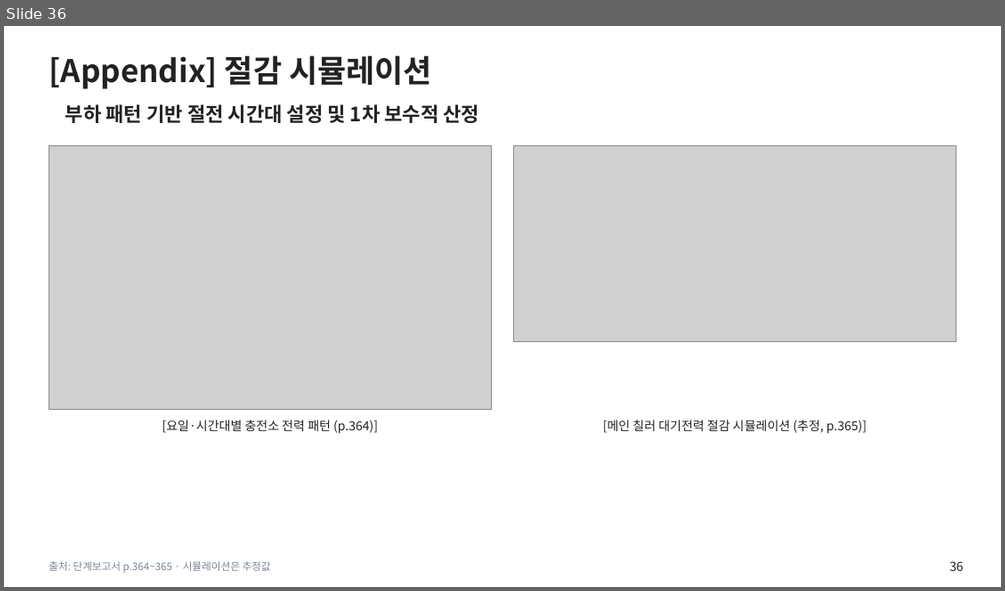
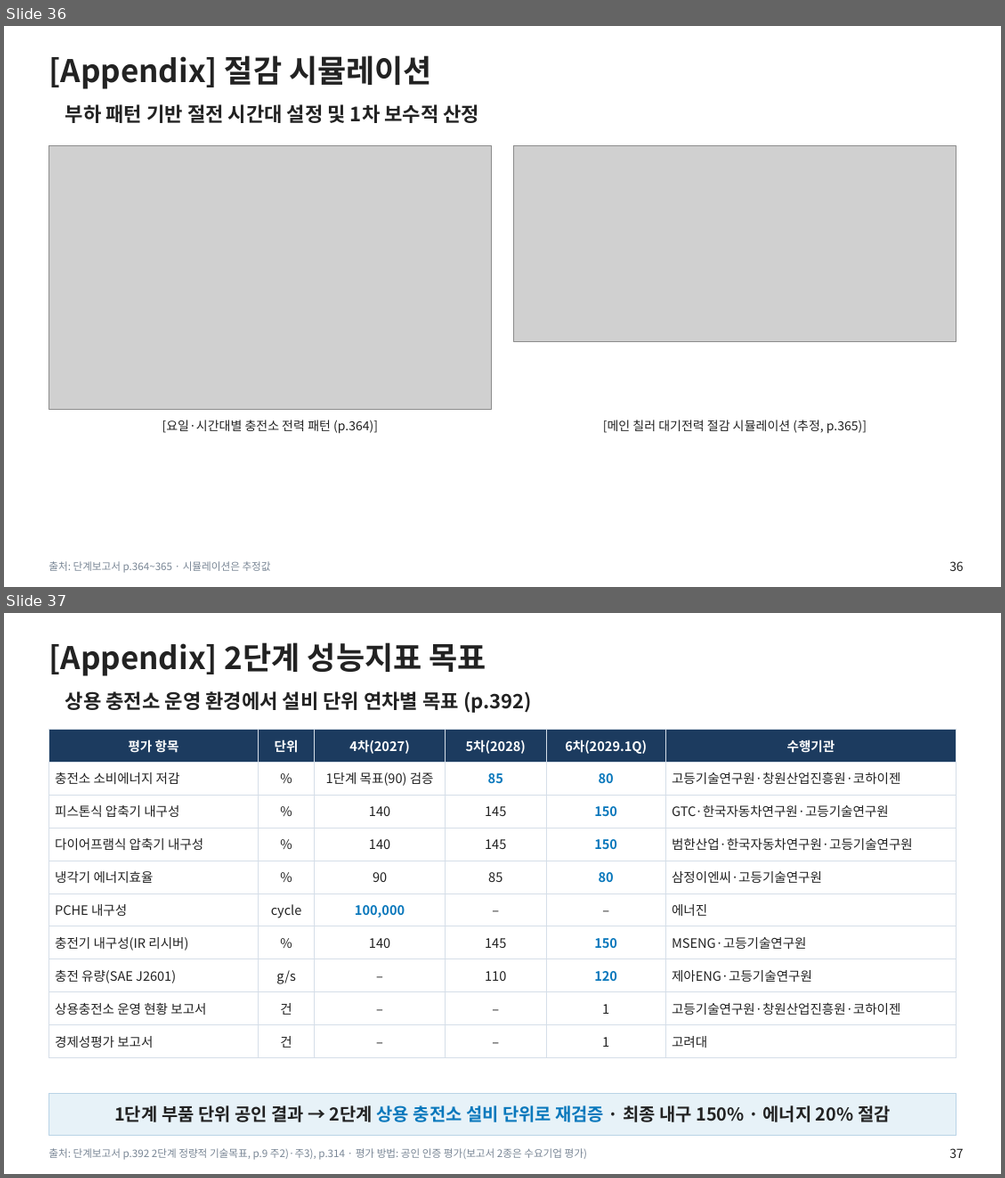
Before and after one commit to jungdw180-debug/h2, a slide deck: slides/1단계_단계평가_본평가판.pptx. Shown one above the other, each under a label of ours: slide 36 before the commit, slides 36 and 37 after it. The pictures are 1005x591 and 1005x1178 pixels, drawn with LibreOffice and Linux fonts; fonts in the diff are those of the drawing; grey boxes stand for pictures; background and template pictures are left out. Boxes give left, top, right and bottom in pixels: in the first picture for what was removed or moved away, otherwise in the second. Text is boxed around its words. In the diff, an @@ line names an element or a change of style, - is before the commit and + after.

```diff
--- a/slides/1단계_단계평가_본평가판.pptx
+++ b/slides/1단계_단계평가_본평가판.pptx
@@ slide 37 added at [4,613,1001,1174], background #FFFFFF @@
@@ title added at [48,642,486,676], 30 pt, text #222222, bold @@
+[Appendix] 2단계 성능지표 목표
@@ text added at [65,691,532,713], 19 pt, text #222222, bold @@
+상용 충전소 운영 환경에서 설비 단위 연차별 목표 (p.392)
@@ table added at [48,729,956,1051], 10 rows, 6 columns @@
+평가 항목 | 단위 | 4차(2027) | 5차(2028) | 6차(2029.1Q) | 수행기관
+충전소 소비에너지 저감 | % | 1단계 목표(90) 검증 | 85 | 80 | 고등기술연구원·창원산업진흥원·코하이젠
+피스톤식 압축기 내구성 | % | 140 | 145 | 150 | GTC·한국자동차연구원·고등기술연구원
+다이어프램식 압축기 내구성 | % | 140 | 145 | 150 | 범한산업·한국자동차연구원·고등기술연구원
+냉각기 에너지효율 | % | 90 | 85 | 80 | 삼정이엔씨·고등기술연구원
+PCHE 내구성 | cycle | 100,000 | – | – | 에너진
+충전기 내구성(IR 리시버) | % | 140 | 145 | 150 | MSENG·고등기술연구원
+충전 유량(SAE J2601) | g/s | – | 110 | 120 | 제아ENG·고등기술연구원
+상용충전소 운영 현황 보고서 | 건 | – | – | 1 | 고등기술연구원·창원산업진흥원·코하이젠
+경제성평가 보고서 | 건 | – | – | 1 | 고려대
@@ rectangle added at [48,1093,956,1135], fill #E7F2F8, outline #B9D3E6 0.75 pt, 17 pt, text #222222, bold @@
+1단계 부품 단위 공인 결과 → 2단계 상용 충전소 설비 단위로 재검증 · 최종 내구 150% · 에너지 20% 절감
@@ text added at [48,1148,587,1159], 10 pt, text #7A8796 @@
+출처: 단계보고서 p.392 2단계 정량적 기술목표, p.9 주2)·주3), p.314 · 평가 방법: 공인 인증 평가(보고서 2종은 수요기업 평가)
@@ page number added at [949,1148,963,1158], 12 pt, text #222222 @@
+37
```
Also in this commit, not shown: 13 slides changed, 9 other files.
